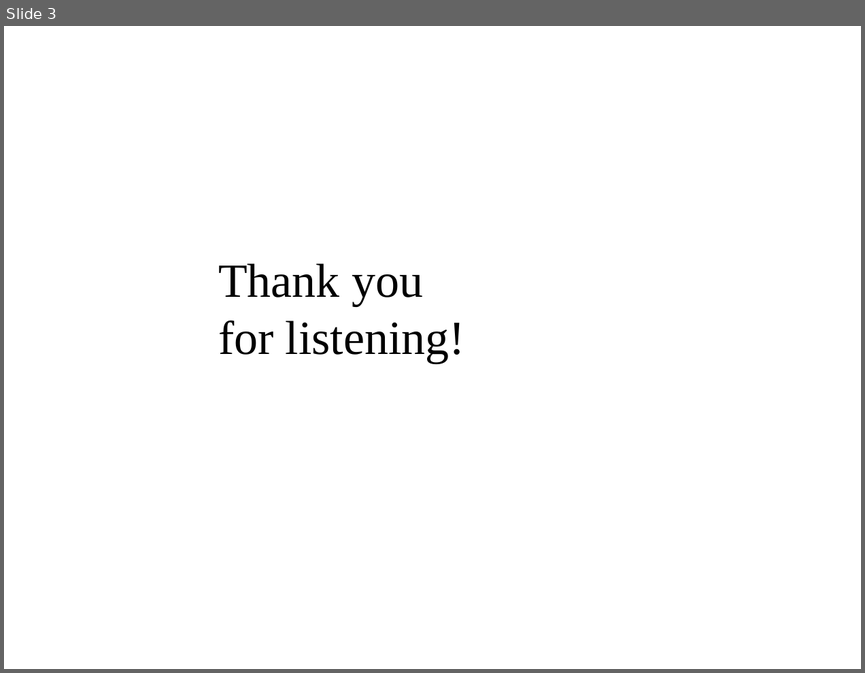
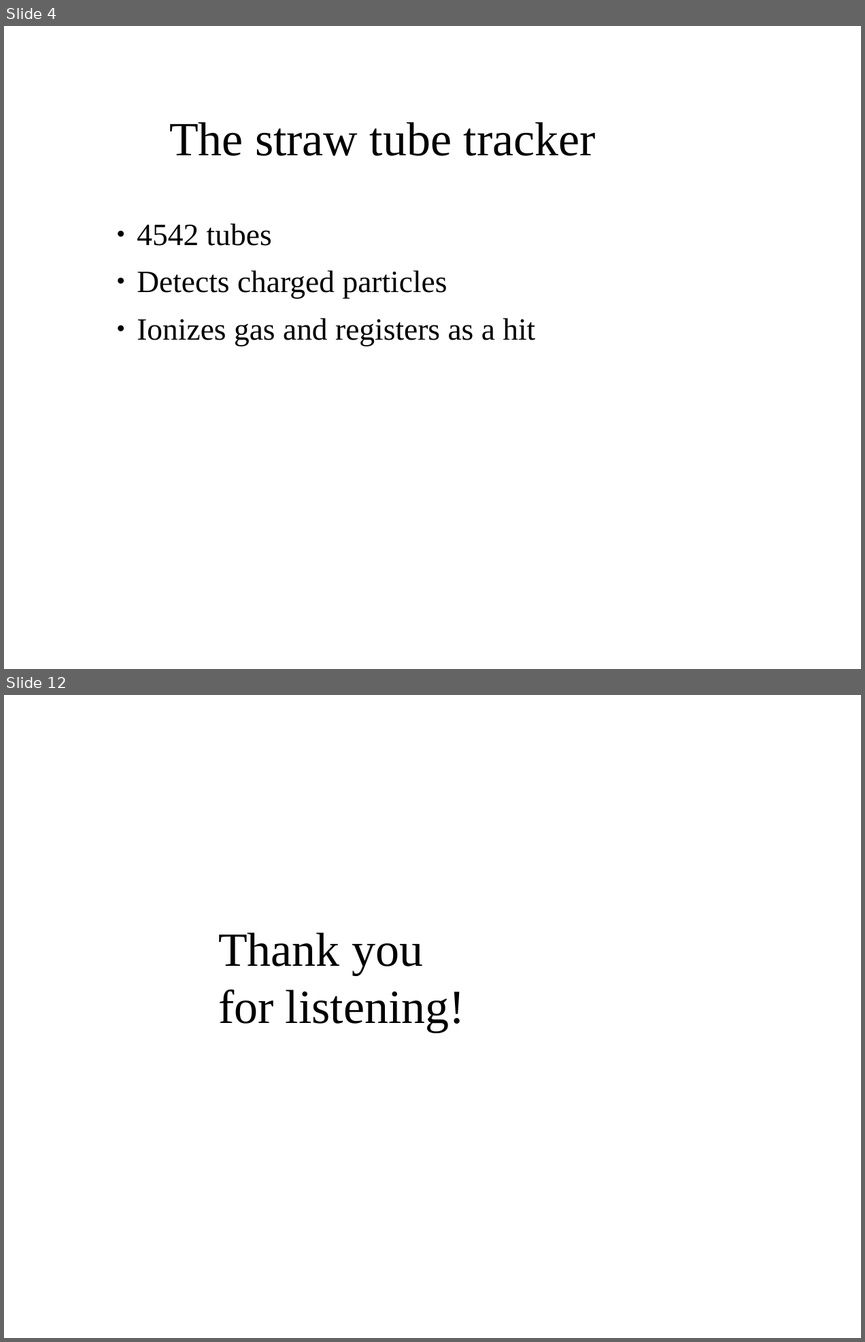
Before and after one commit to aaaaarvi/Projektarbete17, a slide deck: presentation/presentation.odp. Shown one above the other, each under a label of ours: slide 3 before the commit, slides 4 and 12 after it; the slides between them are not shown. The pictures are 865x673 and 865x1342 pixels, drawn with LibreOffice and Linux fonts; fonts in the diff are those of the drawing; background and template pictures are left out. Boxes give left, top, right and bottom in pixels: in the first picture for what was removed or moved away, otherwise in the second. Text is boxed around its words. In the diff, an @@ line names an element or a change of style, - is before the commit and + after.

```diff
--- a/presentation/presentation.odp
+++ b/presentation/presentation.odp
@@ slide 4 added at (4, 26, 861, 669), background picture (left out) @@
@@ title added at (169, 122, 596, 156), 40 pt, text #000000 @@
+The straw tube tracker
@@ text added at (137, 223, 535, 346), 26 pt, text #000000 @@
+● 4542 tubes
+● Detects charged particles
+● Ionizes gas and registers as a hit
@@ what was slide 3 is now slide 12 @@
```
Also in this commit, not shown: 10 other slides added, 2 slides removed.
